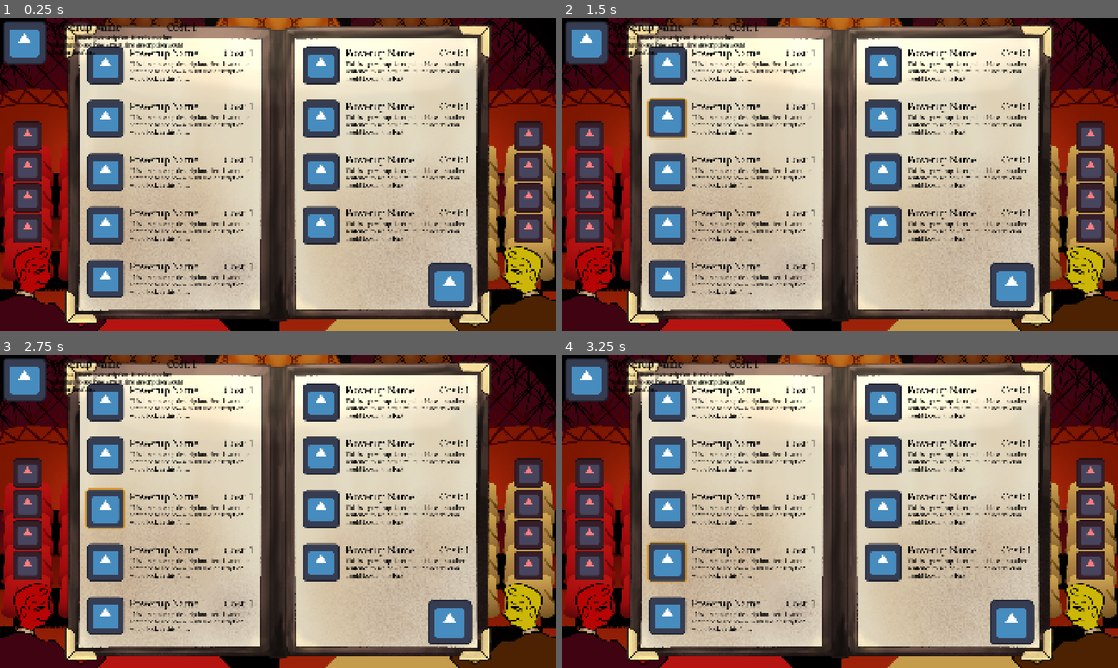
Above: before the commit, frames 1-4 (two rows, left to right).
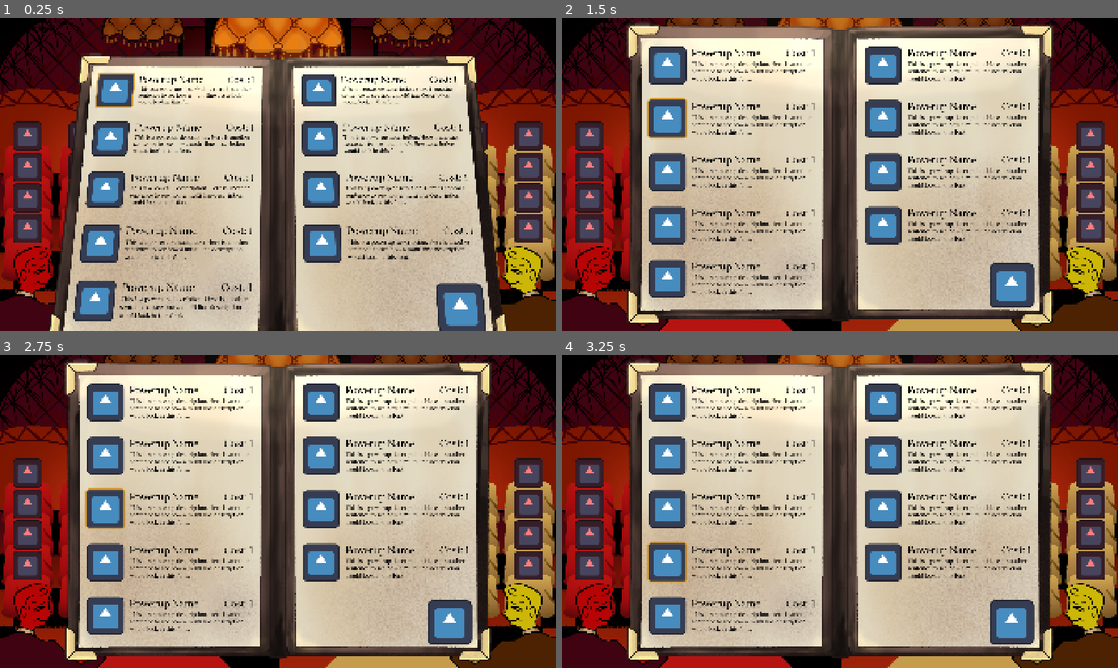
Above: after the commit, the same moments.

Repository: PixelSaver/steakbite
Game: Godot game, scene res://scenes/main.tscn
Two runs of this game, one before a commit and one after it. Both use one fixed random seed, a clock stepped at 60 frames per second and the inputs below. The engine's default icon, where the game draws it, is replaced by a stand-in: a white triangle on a blue panel in a dark square.
Inputs (mouse positions are in pixels of both pictures, inside the frame that each line leads up to):
- Up to frame 1 (0.25 s): no input
- Up to frame 2 (1.5 s): click (734, 68) at 0.52 s; click (734, 121) at 1.27 s
- Up to frame 3 (2.75 s): click (172, 511) at 2.02 s
- Up to frame 4 (3.25 s): click (734, 567) at 2.77 s

The runs differ from the first frame. In frame 1, 39% of the frame differs, in the area x 0-92%, y 0-100%; in frame 2, 1.9%; in frame 3, 1.9%; in frame 4, 1.9%.
Error before the commit: Parse Error: Identifier "player_name_label" not declared in the current scope. (res://scenes/powerups/powerup_menu.gd:69)
Error after the commit: Invalid assignment of property or key 'text' with value of type 'String' on a base object of type 'Nil'. (res://scenes/powerups/powerup_menu.gd:71)

Commit message:
Working on fixing merge

Diff:
--- a/scenes/powerups/powerup_menu.gd
+++ b/scenes/powerups/powerup_menu.gd
@@ -2,6 +2,9 @@
 class_name PowerupMenu
 
 const TS = TurnManager.TurnState
+@export var player_name_label: RichTextLabel
+@export var player_balance: RichTextLabel
+@export var powerup_resources: Array[Powerup] = []
 @export var first_focus: Control
 @export var left_side: Control
 @export var right_side: Control
@@ -14,7 +17,6 @@
 		flip_percentage = val
 		_set_flip_percentage(val)
 var mat: ShaderMaterial
-@export var powerup_resources: Array[Powerup] = []
 
 var t: Tween
 
--- a/scenes/powerups/powerup_menu.tscn
+++ b/scenes/powerups/powerup_menu.tscn
@@ -55,18 +55,14 @@
 grow_vertical = 2
 mouse_filter = 1
 script = ExtResource("1_2s6hi")
-first_focus = NodePath("SubViewportContainer/SubViewport/MarginContainer/HBoxContainer/Panel/VBoxContainer/PowerupMenuItem")
-left_side = NodePath("SubViewportContainer/SubViewport/MarginContainer/HBoxContainer/Panel/VBoxContainer")
-right_side = NodePath("SubViewportContainer/SubViewport/MarginContainer/HBoxContainer/Panel2/VBoxContainer3")
-subviewport_cont = NodePath("SubViewportContainer")
-continue_button = NodePath("SubViewportContainer/SubViewport/MarginContainer/HBoxContainer/Panel2/VBoxContainer3/Panel/MarginContainer/AspectRatioContainer/Next Button")
 player_name_label = NodePath("MarginContainer/HBoxContainer/Panel/VBoxContainer/Player Name")
 player_balance = NodePath("MarginContainer/HBoxContainer/Panel2/VBoxContainer3/Balance")
-first_focus = NodePath("MarginContainer/HBoxContainer/Panel/VBoxContainer/PowerupMenuItem")
-left_side = NodePath("MarginContainer/HBoxContainer/Panel/VBoxContainer")
-right_side = NodePath("MarginContainer/HBoxContainer/Panel2/VBoxContainer3")
-continue_button = NodePath("MarginContainer/HBoxContainer/Panel2/VBoxContainer3/Panel/MarginContainer/AspectRatioContainer/Next Button")
 powerup_resources = Array[ExtResource("2_u25pn")]([ExtResource("6_b1m4a"), ExtResource("4_b1m4a"), ExtResource("4_b1m4a"), ExtResource("4_b1m4a"), ExtResource("6_b1m4a"), ExtResource("4_b1m4a"), ExtResource("4_b1m4a")])
+first_focus = NodePath("SubViewportContainer/SubViewport/MarginContainer/HBoxContainer/Panel/LeftSide/PowerupMenuItem")
+left_side = NodePath("SubViewportContainer/SubViewport/MarginContainer/HBoxContainer/Panel/LeftSide")
+right_side = NodePath("SubViewportContainer/SubViewport/MarginContainer/HBoxContainer/Panel2/RightSide")
+subviewport_cont = NodePath("SubViewportContainer")
+continue_button = NodePath("SubViewportContainer/SubViewport/MarginContainer/HBoxContainer/Panel2/RightSide/Panel/MarginContainer/AspectRatioContainer/Next Button")
 metadata/_custom_type_script = "uid://e0s6oeo4pcwr"
 
 [node name="SubViewportContainer" type="SubViewportContainer" parent="." unique_id=1540394527]
@@ -122,7 +118,7 @@
 mouse_filter = 1
 theme_override_styles/panel = SubResource("StyleBoxEmpty_7pncx")
 
-[node name="VBoxContainer" type="VBoxContainer" parent="SubViewportContainer/SubViewport/MarginContainer/HBoxContainer/Panel" unique_id=1273595009]
+[node name="LeftSide" type="VBoxContainer" parent="SubViewportContainer/SubViewport/MarginContainer/HBoxContainer/Panel" unique_id=1273595009]
 layout_mode = 1
 anchors_preset = 15
 anchor_right = 1.0
@@ -131,53 +127,104 @@
 grow_vertical = 2
 theme_override_constants/separation = 10
 
-[node name="PowerupMenuItem" parent="SubViewportContainer/SubViewport/MarginContainer/HBoxContainer/Panel/VBoxContainer" unique_id=726296963 instance=ExtResource("1_ytud3")]
-[node name="Player Name" type="RichTextLabel" parent="MarginContainer/HBoxContainer/Panel/VBoxContainer" unique_id=2130179915]
-layout_mode = 2
+[node name="PowerupMenuItem" parent="SubViewportContainer/SubViewport/MarginContainer/HBoxContainer/Panel/LeftSide" unique_id=726296963 instance=ExtResource("1_ytud3")]
+layout_mode = 2
+
+[node name="PowerupMenuItem2" parent="SubViewportContainer/SubViewport/MarginContainer/HBoxContainer/Panel/LeftSide" unique_id=861183747 instance=ExtResource("1_ytud3")]
+layout_mode = 2
+is_empty = false
+
+[node name="PowerupMenuItem3" parent="SubViewportContainer/SubViewport/MarginContainer/HBoxContainer/Panel/LeftSide" unique_id=72329359 instance=ExtResource("1_ytud3")]
+layout_mode = 2
+is_empty = false
+
+[node name="PowerupMenuItem4" parent="SubViewportContainer/SubViewport/MarginContainer/HBoxContainer/Panel/LeftSide" unique_id=1869064438 instance=ExtResource("1_ytud3")]
+layout_mode = 2
+is_empty = false
+
+[node name="PowerupMenuItem5" parent="SubViewportContainer/SubViewport/MarginContainer/HBoxContainer/Panel/LeftSide" unique_id=881111203 instance=ExtResource("1_ytud3")]
+layout_mode = 2
+is_empty = false
+
+[node name="Panel2" type="Panel" parent="SubViewportContainer/SubViewport/MarginContainer/HBoxContainer" unique_id=928331506]
+layout_mode = 2
+size_flags_horizontal = 3
+mouse_filter = 1
+theme_override_styles/panel = SubResource("StyleBoxEmpty_l4062")
+
+[node name="RightSide" type="VBoxContainer" parent="SubViewportContainer/SubViewport/MarginContainer/HBoxContainer/Panel2" unique_id=326314080]
+layout_mode = 1
+anchors_preset = 15
+anchor_right = 1.0
+anchor_bottom = 1.0
+grow_horizontal = 2
+grow_vertical = 2
+theme_override_constants/separation = 10
+
+[node name="PowerupMenuItem" parent="SubViewportContainer/SubViewport/MarginContainer/HBoxContainer/Panel2/RightSide" unique_id=1577279010 instance=ExtResource("1_ytud3")]
+layout_mode = 2
+
+[node name="PowerupMenuItem2" parent="SubViewportContainer/SubViewport/MarginContainer/HBoxContainer/Panel2/RightSide" unique_id=1624719131 instance=ExtResource("1_ytud3")]
+layout_mode = 2
+is_empty = false
+
+[node name="PowerupMenuItem3" parent="SubViewportContainer/SubViewport/MarginContainer/HBoxContainer/Panel2/RightSide" unique_id=624455387 instance=ExtResource("1_ytud3")]
+layout_mode = 2
+is_empty = false
+
+[node name="PowerupMenuItem4" parent="SubViewportContainer/SubViewport/MarginContainer/HBoxContainer/Panel2/RightSide" unique_id=290449159 instance=ExtResource("1_ytud3")]
+layout_mode = 2
+is_empty = false
+
+[node name="Panel" type="Panel" parent="SubViewportContainer/SubViewport/MarginContainer/HBoxContainer/Panel2/RightSide" unique_id=1911362908]
+layout_mode = 2
+size_flags_vertical = 3
+theme_override_styles/panel = SubResource("StyleBoxFlat_3fqmn")
+
+[node name="MarginContainer" type="MarginContainer" parent="SubViewportContainer/SubViewport/MarginContainer/HBoxContainer/Panel2/RightSide/Panel" unique_id=1469310678]
+layout_mode = 1
+anchors_preset = 15
+anchor_right = 1.0
+anchor_bottom = 1.0
+grow_horizontal = 2
+grow_vertical = 2
+theme_override_constants/margin_right = 0
+theme_override_constants/margin_bottom = 0
+
+[node name="AspectRatioContainer" type="AspectRatioContainer" parent="SubViewportContainer/SubViewport/MarginContainer/HBoxContainer/Panel2/RightSide/Panel/MarginContainer" unique_id=678374294]
+layout_mode = 2
+stretch_mode = 1
+alignment_horizontal = 2
+
+[node name="Next Button" type="Button" parent="SubViewportContainer/SubViewport/MarginContainer/HBoxContainer/Panel2/RightSide/Panel/MarginContainer/AspectRatioContainer" unique_id=665904079 node_paths=PackedStringArray("outline")]
+layout_mode = 2
+size_flags_vertical = 3
+icon = ExtResource("2_2s6hi")
+icon_alignment = 1
+expand_icon = true
+script = ExtResource("4_3fqmn")
+outline = NodePath("../Highlight")
+
+[node name="Highlight" type="Panel" parent="SubViewportContainer/SubViewport/MarginContainer/HBoxContainer/Panel2/RightSide/Panel/MarginContainer/AspectRatioContainer" unique_id=1783826205]
+visible = false
+layout_mode = 2
+theme_override_styles/panel = SubResource("StyleBoxFlat_l4062")
+
+[node name="MarginContainer_HBoxContainer_Panel_VBoxContainer#Player Name" type="RichTextLabel" parent="." unique_id=2130179915]
+layout_mode = 0
 theme_override_fonts/normal_font = ExtResource("6_1ypni")
 bbcode_enabled = true
 text = "[font_size=50]Player 1: Select a Powerup"
 fit_content = true
 scroll_active = false
 
-[node name="PowerupMenuItem" parent="MarginContainer/HBoxContainer/Panel/VBoxContainer" unique_id=726296963 instance=ExtResource("1_ytud3")]
-layout_mode = 2
-is_empty = false
-
-[node name="PowerupMenuItem2" parent="SubViewportContainer/SubViewport/MarginContainer/HBoxContainer/Panel/VBoxContainer" unique_id=861183747 instance=ExtResource("1_ytud3")]
-layout_mode = 2
-is_empty = false
-
-[node name="PowerupMenuItem3" parent="SubViewportContainer/SubViewport/MarginContainer/HBoxContainer/Panel/VBoxContainer" unique_id=72329359 instance=ExtResource("1_ytud3")]
-layout_mode = 2
-is_empty = false
-
-[node name="PowerupMenuItem4" parent="SubViewportContainer/SubViewport/MarginContainer/HBoxContainer/Panel/VBoxContainer" unique_id=1869064438 instance=ExtResource("1_ytud3")]
-layout_mode = 2
-is_empty = false
-
-[node name="PowerupMenuItem5" parent="SubViewportContainer/SubViewport/MarginContainer/HBoxContainer/Panel/VBoxContainer" unique_id=881111203 instance=ExtResource("1_ytud3")]
-layout_mode = 2
-is_empty = false
-
-[node name="Panel2" type="Panel" parent="SubViewportContainer/SubViewport/MarginContainer/HBoxContainer" unique_id=928331506]
-layout_mode = 2
-size_flags_horizontal = 3
-mouse_filter = 1
-theme_override_styles/panel = SubResource("StyleBoxEmpty_l4062")
-
-[node name="VBoxContainer3" type="VBoxContainer" parent="SubViewportContainer/SubViewport/MarginContainer/HBoxContainer/Panel2" unique_id=326314080]
-layout_mode = 1
-anchors_preset = 15
-anchor_right = 1.0
-anchor_bottom = 1.0
-grow_horizontal = 2
-grow_vertical = 2
-theme_override_constants/separation = 10
-
-[node name="PowerupMenuItem" parent="SubViewportContainer/SubViewport/MarginContainer/HBoxContainer/Panel2/VBoxContainer3" unique_id=1577279010 instance=ExtResource("1_ytud3")]
-[node name="Balance" type="RichTextLabel" parent="MarginContainer/HBoxContainer/Panel2/VBoxContainer3" unique_id=1150570165]
-layout_mode = 2
+[node name="MarginContainer_HBoxContainer_Panel_VBoxContainer#PowerupMenuItem" parent="." unique_id=1863396681 instance=ExtResource("1_ytud3")]
+layout_mode = 0
+anchors_preset = 0
+is_empty = false
+
+[node name="MarginContainer_HBoxContainer_Panel2_VBoxContainer3#Balance" type="RichTextLabel" parent="." unique_id=1150570165]
+layout_mode = 0
 theme_override_fonts/normal_font = ExtResource("6_1ypni")
 bbcode_enabled = true
 text = "[font_size=50]Balance: 0"
@@ -185,52 +232,7 @@
 scroll_active = false
 horizontal_alignment = 2
 
-[node name="PowerupMenuItem" parent="MarginContainer/HBoxContainer/Panel2/VBoxContainer3" unique_id=1577279010 instance=ExtResource("1_ytud3")]
-layout_mode = 2
-is_empty = false
-
-[node name="PowerupMenuItem2" parent="SubViewportContainer/SubViewport/MarginContainer/HBoxContainer/Panel2/VBoxContainer3" unique_id=1624719131 instance=ExtResource("1_ytud3")]
-layout_mode = 2
-is_empty = false
-
-[node name="PowerupMenuItem3" parent="SubViewportContainer/SubViewport/MarginContainer/HBoxContainer/Panel2/VBoxContainer3" unique_id=624455387 instance=ExtResource("1_ytud3")]
-layout_mode = 2
-is_empty = false
-
-[node name="PowerupMenuItem4" parent="SubViewportContainer/SubViewport/MarginContainer/HBoxContainer/Panel2/VBoxContainer3" unique_id=290449159 instance=ExtResource("1_ytud3")]
-layout_mode = 2
-is_empty = false
-
-[node name="Panel" type="Panel" parent="SubViewportContainer/SubViewport/MarginContainer/HBoxContainer/Panel2/VBoxContainer3" unique_id=1911362908]
-layout_mode = 2
-size_flags_vertical = 3
-theme_override_styles/panel = SubResource("StyleBoxFlat_3fqmn")
-
-[node name="MarginContainer" type="MarginContainer" parent="SubViewportContainer/SubViewport/MarginContainer/HBoxContainer/Panel2/VBoxContainer3/Panel" unique_id=1469310678]
-layout_mode = 1
-anchors_preset = 15
-anchor_right = 1.0
-anchor_bottom = 1.0
-grow_horizontal = 2
-grow_vertical = 2
-theme_override_constants/margin_right = 0
-theme_override_constants/margin_bottom = 0
-
-[node name="AspectRatioContainer" type="AspectRatioContainer" parent="SubViewportContainer/SubViewport/MarginContainer/HBoxContainer/Panel2/VBoxContainer3/Panel/MarginContainer" unique_id=678374294]
-layout_mode = 2
-stretch_mode = 1
-alignment_horizontal = 2
-
-[node name="Next Button" type="Button" parent="SubViewportContainer/SubViewport/MarginContainer/HBoxContainer/Panel2/VBoxContainer3/Panel/MarginContainer/AspectRatioContainer" unique_id=665904079 node_paths=PackedStringArray("outline")]
-layout_mode = 2
-size_flags_vertical = 3
-icon = ExtResource("2_2s6hi")
-icon_alignment = 1
-expand_icon = true
-script = ExtResource("4_3fqmn")
-outline = NodePath("../Highlight")
-
-[node name="Highlight" type="Panel" parent="SubViewportContainer/SubViewport/MarginContainer/HBoxContainer/Panel2/VBoxContainer3/Panel/MarginContainer/AspectRatioContainer" unique_id=1783826205]
-visible = false
-layout_mode = 2
-theme_override_styles/panel = SubResource("StyleBoxFlat_l4062")
+[node name="MarginContainer_HBoxContainer_Panel2_VBoxContainer3#PowerupMenuItem" parent="." unique_id=1215366230 instance=ExtResource("1_ytud3")]
+layout_mode = 0
+anchors_preset = 0
+is_empty = false
